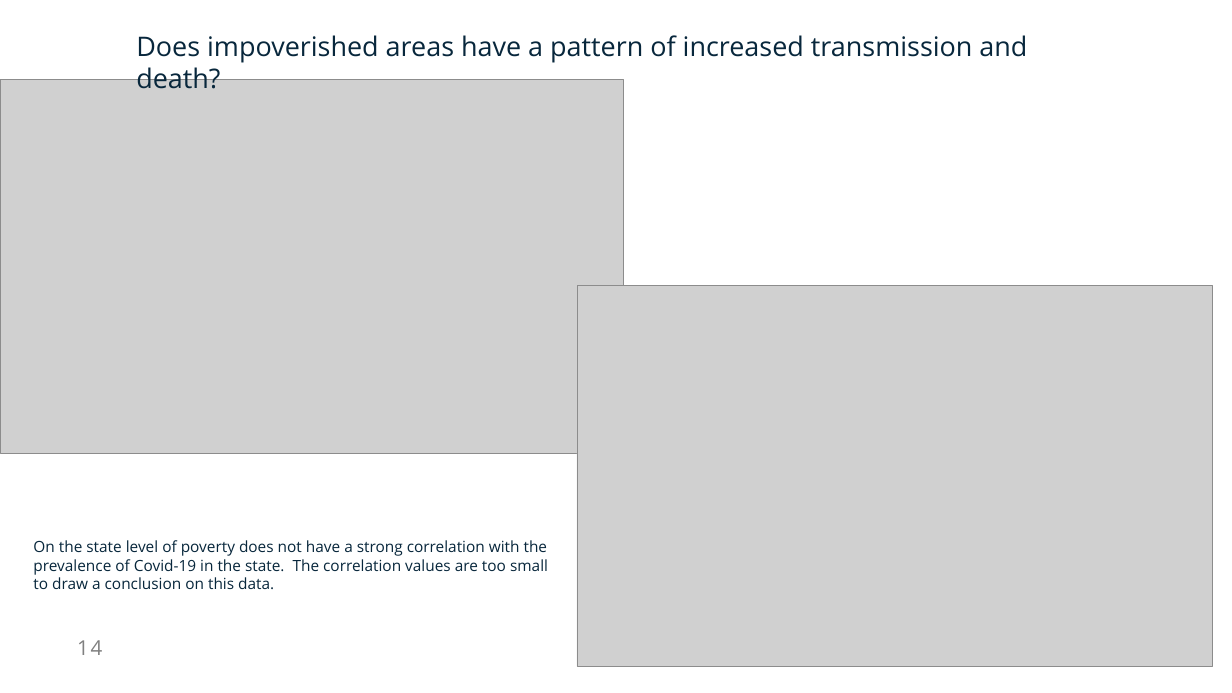
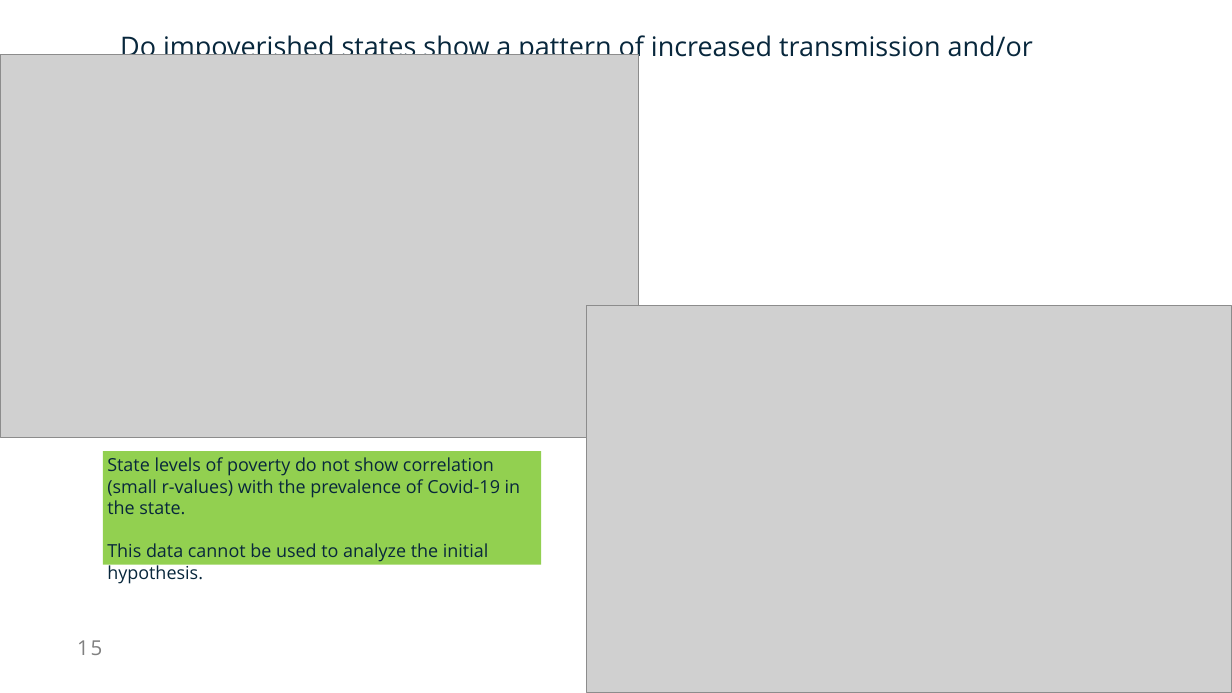
Before and after one commit to AnneNiemiec/Project_One, a slide deck: slide 15 of presentation/Project_one.pptx (slide 14 before the commit). Drawn at 1232x693 pixels with LibreOffice and Linux fonts; fonts in the diff are those of the drawing; grey boxes stand for pictures. Boxes give left, top, right and bottom in pixels: in the first picture for what was removed or moved away, otherwise in the second. Text is boxed around its words. In the diff, an @@ line names an element or a change of style, - is before the commit and + after.

```diff
--- a/presentation/Project_one.pptx
+++ b/presentation/Project_one.pptx
@@ picture resized from (x1=0, y1=79, x2=623, y2=453) to (x1=0, y1=55, x2=638, y2=438) @@
@@ text at (x1=120, y1=35, x2=1033, y2=63): text changed @@
-Does impoverished areas have a pattern of increased transmission and death?
+Do impoverished states show a pattern of increased transmission and/or death?
@@ picture resized from (x1=577, y1=286, x2=1212, y2=667) to (x1=586, y1=305, x2=1231, y2=692) @@
@@ rectangle added at (x1=103, y1=451, x2=541, y2=565), fill #92D050, 28 pt, text #08273C @@
+State levels of poverty do not show correlation (small r-values) with the prevalence of Covid-19 in the state.
+This data cannot be used to analyze the initial hypothesis.
@@ text removed at (x1=33, y1=540, x2=548, y2=589) @@
-On the state level of poverty does not have a strong correlation with the
-prevalence of Covid-19 in the state. The correlation values are too small
-to draw a conclusion on this data.
@@ page number at (x1=77, y1=640, x2=102, y2=655): text changed @@
-14
+15
```
Also in this commit, not shown: 6 other slides changed, 7 slides added, 5 slides removed, 2 other files.
